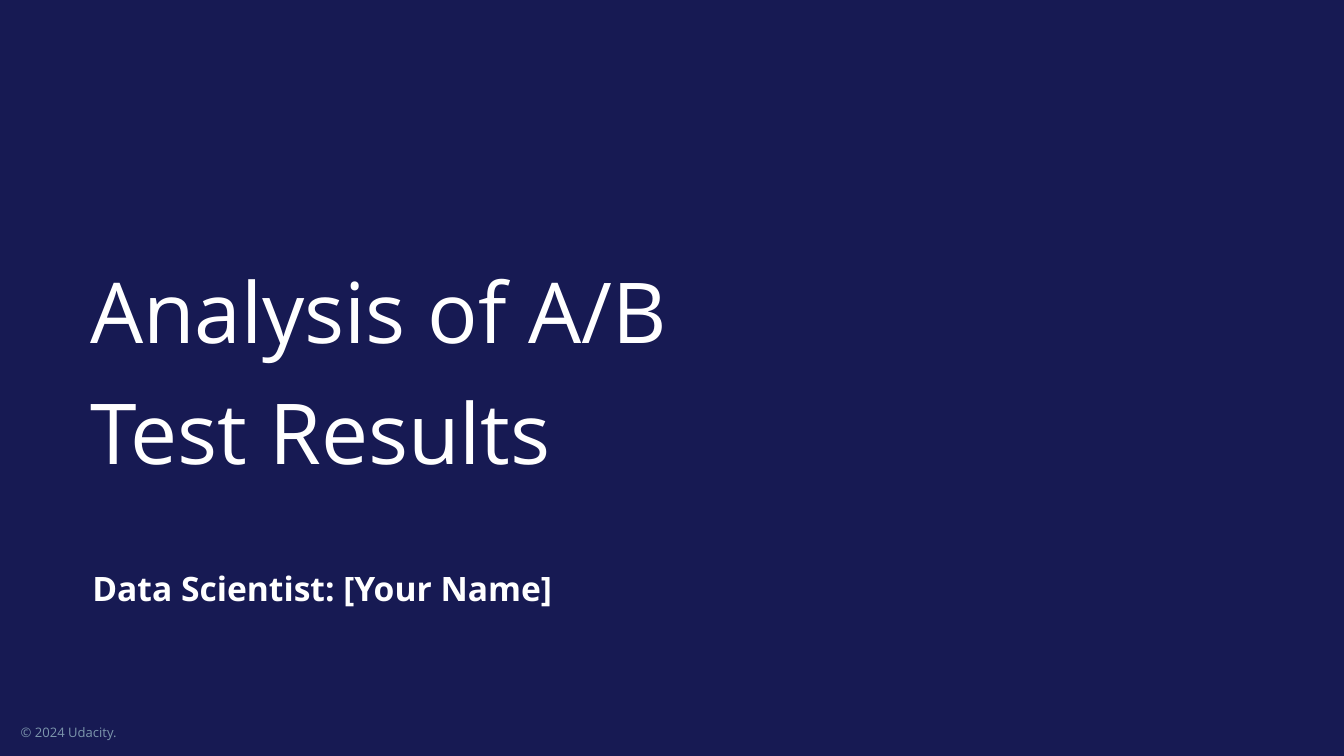
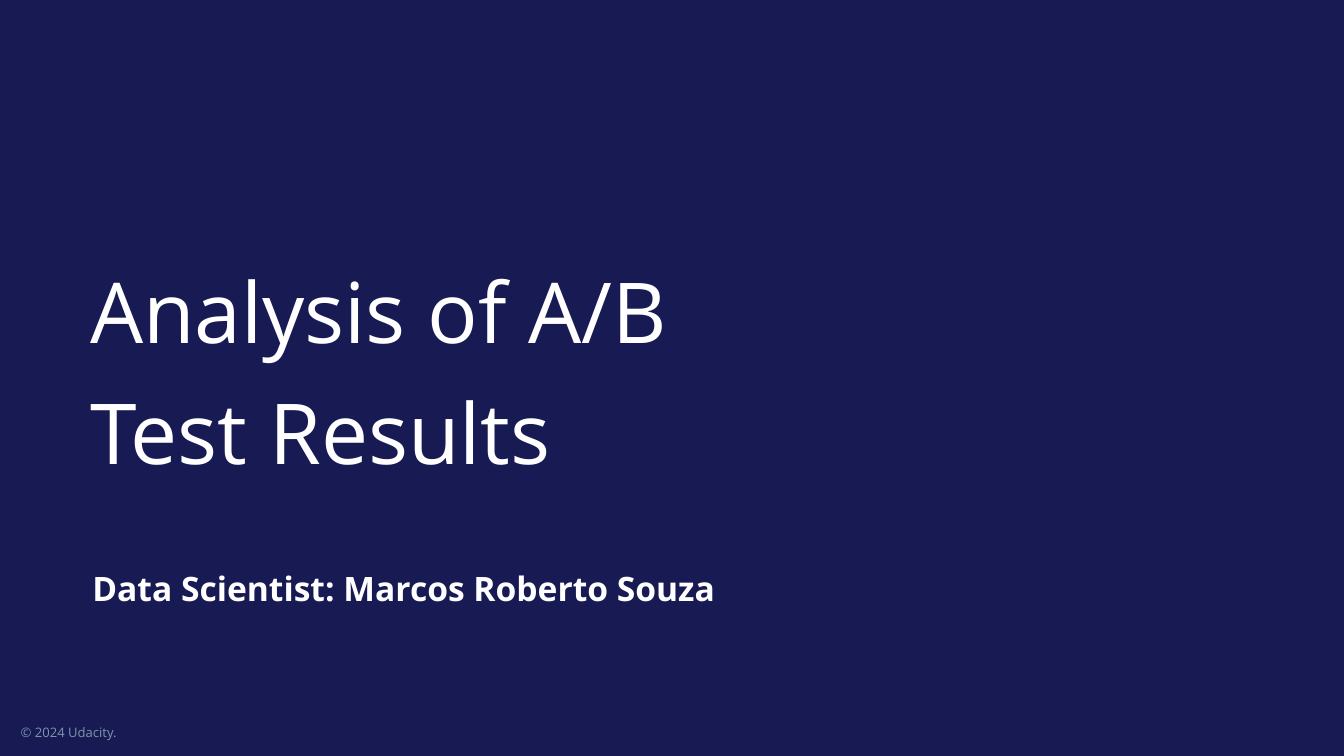
Before and after one commit to marcosquant/statistics-for-data-analysis, a slide deck: slide 1 of project_3/analyze-a_b-test-results-template.pptx. Drawn at 1344x756 pixels with LibreOffice and Linux fonts; fonts in the diff are those of the drawing; background and template pictures are left out. Boxes give left, top, right and bottom in pixels: in the first picture for what was removed or moved away, otherwise in the second. Text is boxed around its words. In the diff, an @@ line names an element or a change of style, - is before the commit and + after.

Commit message:
Complete A/B test analysis project

```diff
--- a/project_3/analyze-a_b-test-results-template.pptx
+++ b/project_3/analyze-a_b-test-results-template.pptx
@@ subtitle at [92,575,715,602]: text changed @@
-Data Scientist: [Your Name]
+Data Scientist: Marcos Roberto Souza
```
Also in this commit, not shown: 2 other slides changed, 1 slide added, 2 slides removed, 1 other file.
